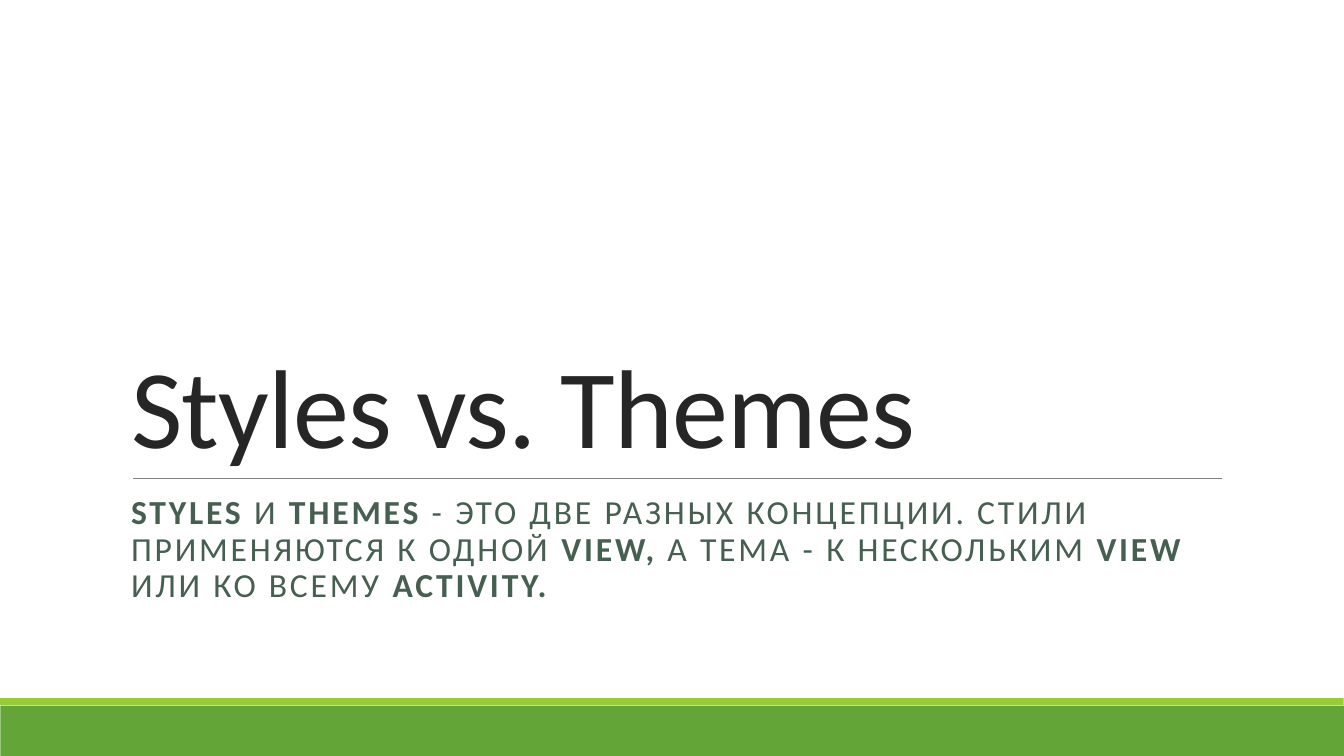
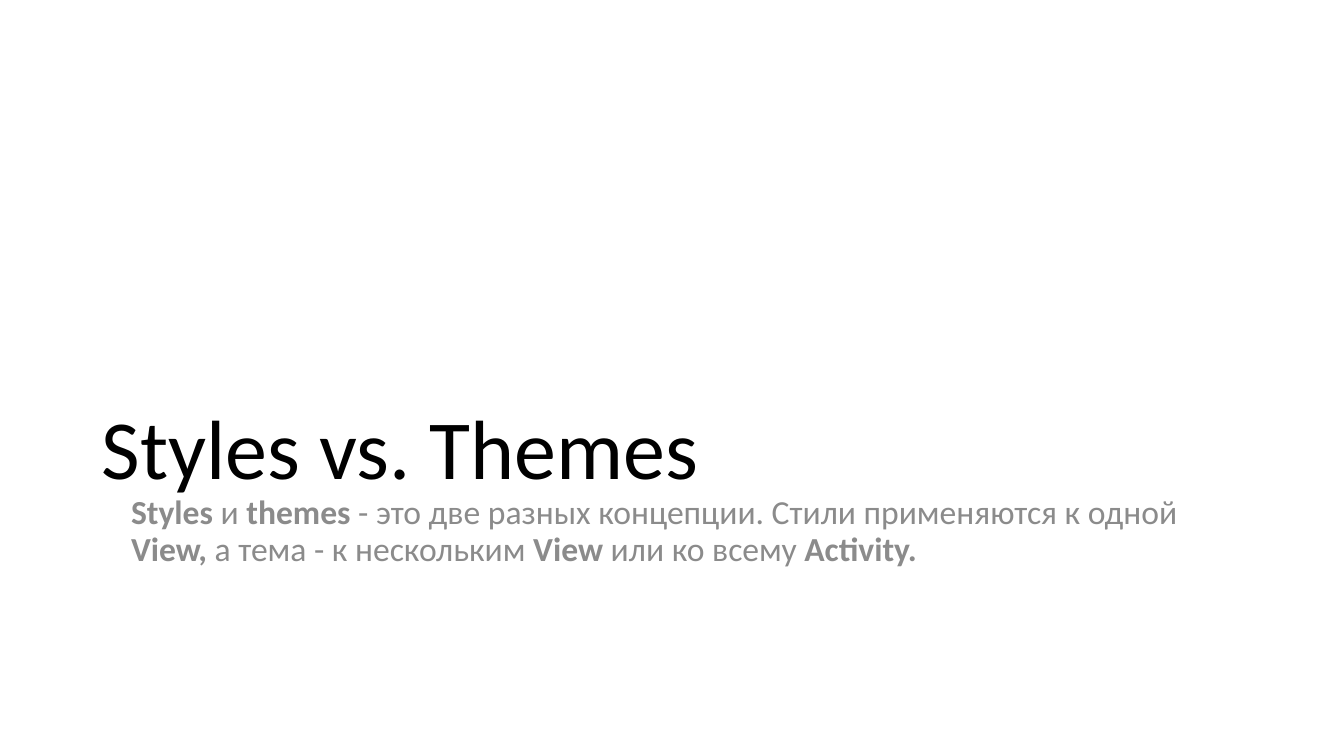
Before and after one commit to ZebanNikolay/android-style-best-practices, a slide deck: slide 21 of Styles and Themes in Android.pptm. Drawn at 1344x756 pixels with LibreOffice and Linux fonts; fonts in the diff are those of the drawing. Boxes give left, top, right and bottom in pixels: in the first picture for what was removed or moved away, otherwise in the second. Text is boxed around its words. In the diff, an @@ line names an element or a change of style, - is before the commit and + after.

```diff
--- a/Styles and Themes in Android.pptm
+++ b/Styles and Themes in Android.pptm
@@ title "Styles vs. Themes": place and size @@
-title "Styles vs. Themes" at bbox=[131, 370, 916, 466]
+title "Styles vs. Themes" at bbox=[102, 420, 698, 493]
@@ title "Styles vs. Themes" at bbox=[102, 420, 698, 493]: size 80 to 60 pt, text colour #262626 to #000000, letter spacing -0.5 to 0 pt; line spacing 0.85 to 0.9 @@
@@ line removed from (133, 479) to (1222, 479) @@
@@ text at bbox=[131, 500, 1177, 567]: text changed; text colour #455F51 to #8C8C8C @@
-STYLES И THEMES - ЭТО ДВЕ РАЗНЫХ КОНЦЕПЦИИ. СТИЛИ ПРИМЕНЯЮТСЯ К ОДНОЙ VIEW, А ТЕМА - К НЕСКОЛЬКИМ VIEW ИЛИ КО ВСЕМУ ACTIVITY.
+Styles и themes - это две разных концепции. Стили применяются к одной View, а тема - к нескольким View или ко всему Activity.
@@ rectangle removed at bbox=[0, 706, 1344, 756] @@
@@ rectangle removed at bbox=[0, 699, 1344, 706] @@
```
Also in this commit, not shown: 28 other slides changed.
